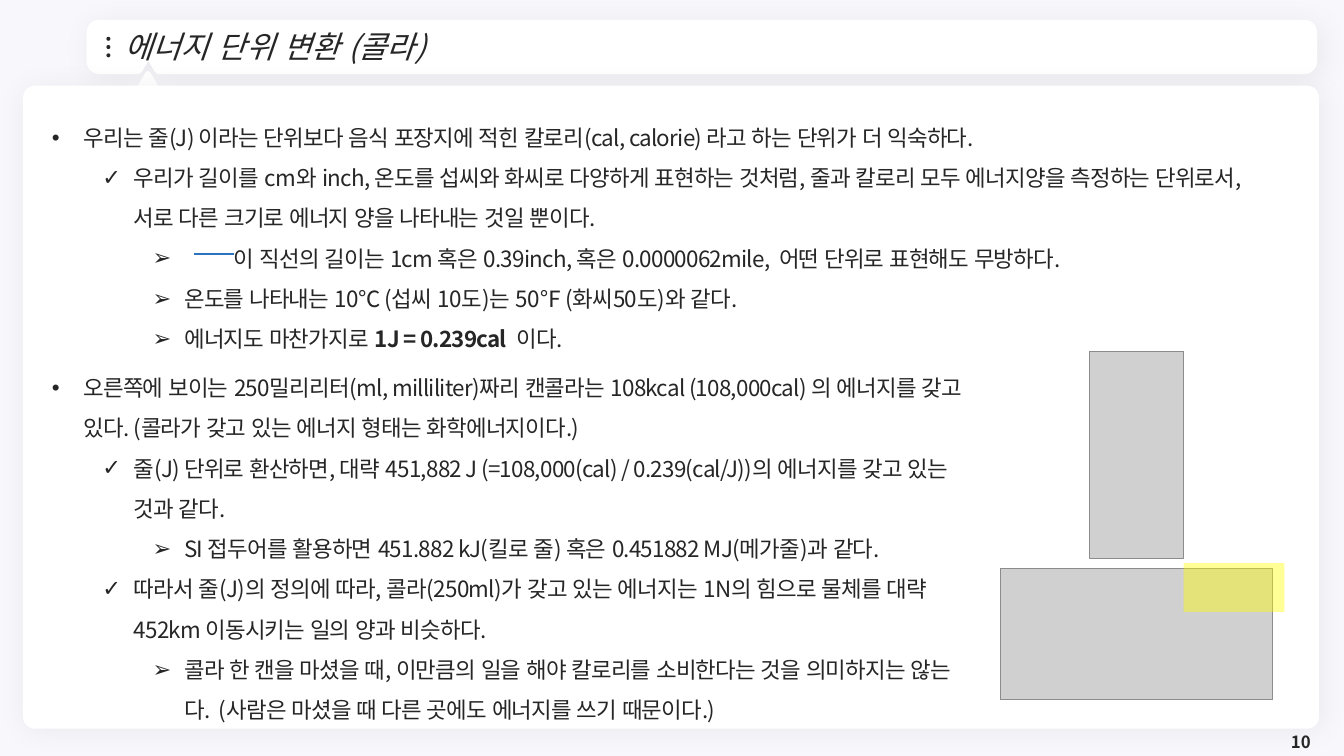
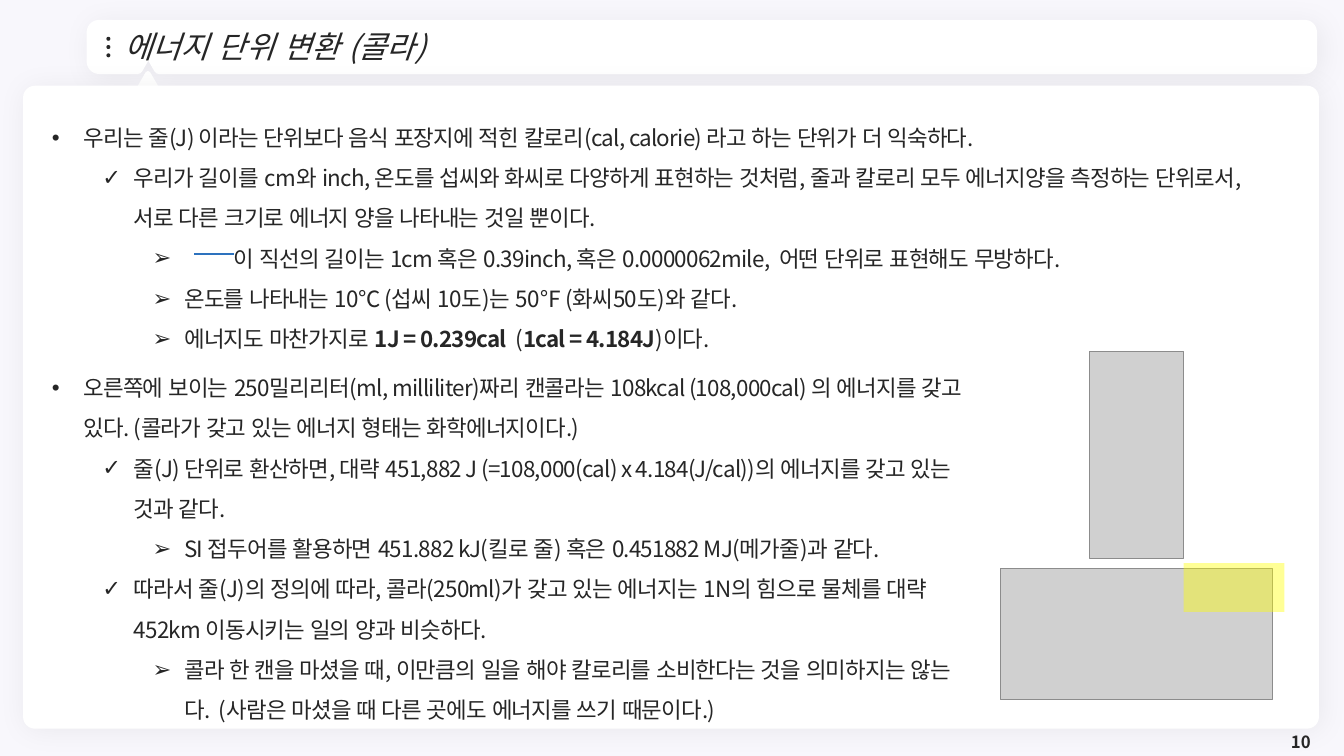
Before and after one commit to meandthey/Teaching, a slide deck: slide 10 of 에너지경제학/자원에너지경제학_Chapter_2.pptx. Drawn at 1344x756 pixels with LibreOffice and Linux fonts; fonts in the diff are those of the drawing; grey boxes stand for pictures; background and template pictures are left out. Boxes give left, top, right and bottom in pixels: in the first picture for what was removed or moved away, otherwise in the second. Text is boxed around its words. In the diff, an @@ line names an element or a change of style, - is before the commit and + after.

```diff
--- a/에너지경제학/자원에너지경제학_Chapter_2.pptx
+++ b/에너지경제학/자원에너지경제학_Chapter_2.pptx
@@ text at (184, 328, 709, 352): text changed; bold on @@
-    ➢ 에너지도 마찬가지로 1J = 0.239cal 이다.
+    ➢ 에너지도 마찬가지로 1J = 0.239cal (1cal = 4.184J)이다.
@@ text at (134, 458, 951, 519): text changed @@
-  ✓ 줄(J) 단위로 환산하면, 대략 451,882 J (=108,000(cal) / 0.239(cal/J))의 에너지를 갖고 있는 것과 같다.
+  ✓ 줄(J) 단위로 환산하면, 대략 451,882 J (=108,000(cal) x 4.184(J/cal))의 에너지를 갖고 있는 것과 같다.
```
Also in this commit, not shown: 3 other slides changed, 3 other files.
